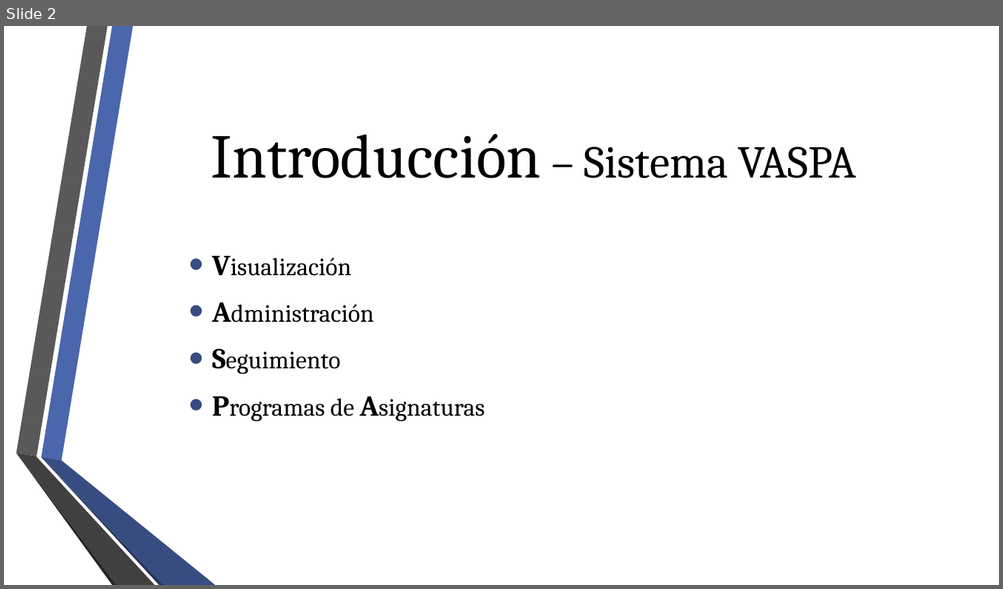
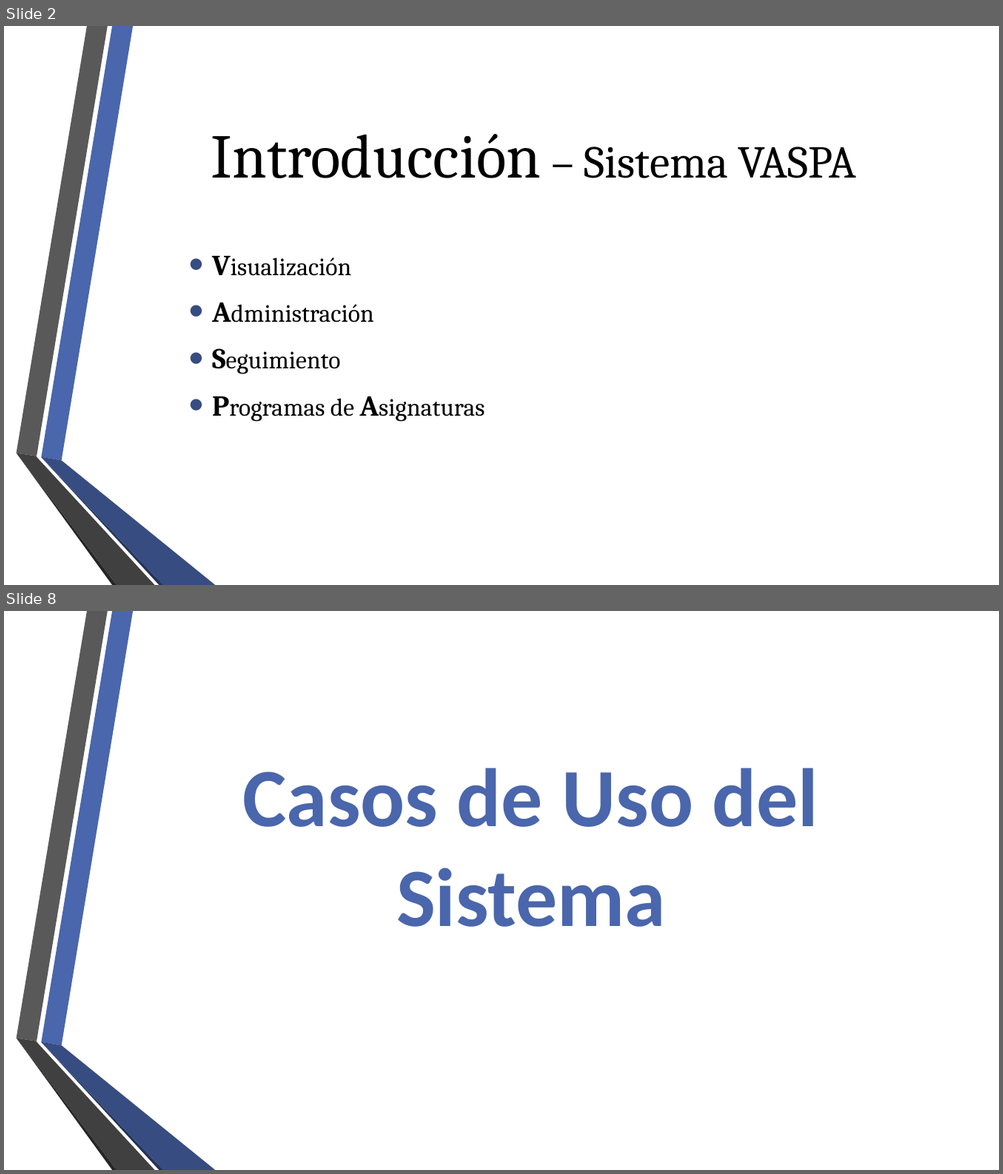
Before and after one commit to fge23/Sistema-VASPA, a slide deck: Presentaciones/Presentación VASPA septiembre 2020/Presentación VASPA - Septiembre 2020.pptx. Shown one above the other, each under a label of ours: slide 2 before the commit, slides 2 and 8 after it; the slides between them are not shown. The pictures are 1003x589 and 1003x1174 pixels, drawn with LibreOffice and Linux fonts; fonts in the diff are those of the drawing; background and template pictures are left out. Boxes give left, top, right and bottom in pixels: in the first picture for what was removed or moved away, otherwise in the second. Text is boxed around its words. In the diff, an @@ line names an element or a change of style, - is before the commit and + after.

```diff
--- a/Presentaciones/Presentación VASPA septiembre 2020/Presentación VASPA - Septiembre 2020.pptx
+++ b/Presentaciones/Presentación VASPA septiembre 2020/Presentación VASPA - Septiembre 2020.pptx
@@ slide 8 added at (x1=4, y1=611, x2=999, y2=1170), background picture (left out); not listed: 6 template elements that a slide beside it also shows @@
@@ text added at (x1=243, y1=768, x2=818, y2=927), 80 pt, text #4A66AC, bold @@
+Casos de Uso del Sistema
```
Also in this commit, not shown: 1 slide changed, 14 other slides added, 11 slides removed, 1 other file.
